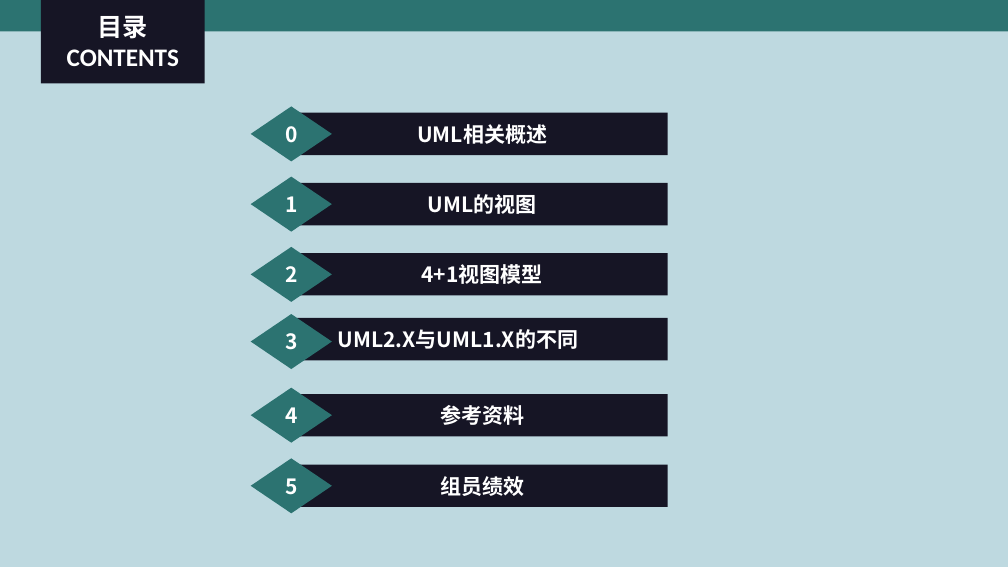
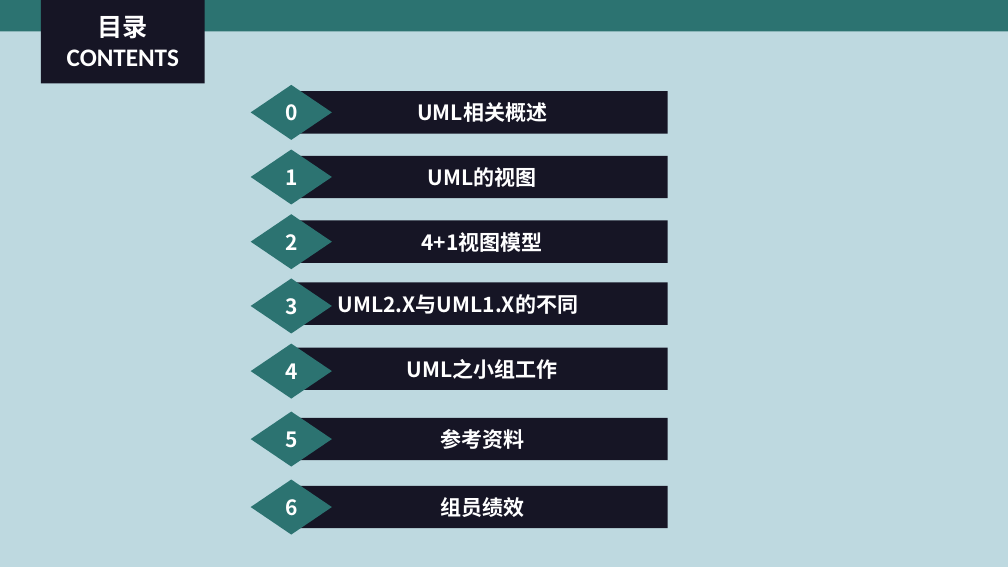
Before and after one commit to PRD-2018-G04/PRD-2018-G04, a slide deck: slide 2 of G04项目组/受控文档/翻转课堂PPT/PRD2018-G04-UML 应用和问题分析.ppt. Drawn at 1008x567 pixels with LibreOffice and Linux fonts; fonts in the diff are those of the drawing. Boxes give left, top, right and bottom in pixels: in the first picture for what was removed or moved away, otherwise in the second. Text is boxed around its words. In the diff, an @@ line names an element or a change of style, - is before the commit and + after.

```diff
--- a/G04项目组/受控文档/翻转课堂PPT/PRD2018-G04-UML 应用和问题分析.ppt
+++ b/G04项目组/受控文档/翻转课堂PPT/PRD2018-G04-UML 应用和问题分析.ppt
@@ diamond "0": place and size @@
-diamond "0" at [251, 107, 332, 162]
+diamond "0" at [251, 85, 332, 140]
@@ rectangle "UML相关概述": place and size @@
-rectangle "UML相关概述" at [296, 113, 667, 155]
+rectangle "UML相关概述" at [296, 91, 667, 134]
@@ diamond "1": place and size @@
-diamond "1" at [251, 177, 332, 232]
+diamond "1" at [251, 150, 332, 205]
@@ rectangle "UML的视图": place and size @@
-rectangle "UML的视图" at [296, 183, 667, 225]
+rectangle "UML的视图" at [296, 156, 667, 198]
@@ rectangle "4+1视图模型": place and size @@
-rectangle "4+1视图模型" at [296, 253, 667, 295]
+rectangle "4+1视图模型" at [296, 221, 667, 263]
@@ 2 diamonds, 1 rectangle: place and size @@
-2 diamonds, 1 rectangle at [251, 247, 667, 369]
+2 diamonds, 1 rectangle at [251, 214, 667, 333]
@@ diamond "4": place and size @@
-diamond "4" at [251, 388, 332, 443]
+diamond "4" at [251, 344, 332, 399]
@@ rectangle added at [296, 348, 667, 390], fill #161525, 20 pt, text #FFFFFF, bold @@
+UML之小组工作
@@ diamond "5": place and size @@
-diamond "5" at [251, 458, 332, 513]
+diamond "5" at [251, 411, 332, 466]
@@ rectangle "参考资料": place and size @@
-rectangle "参考资料" at [296, 394, 667, 436]
+rectangle "参考资料" at [296, 418, 667, 460]
@@ diamond added at [251, 479, 332, 534], fill #2C7371, 20 pt, text #FFFFFF, bold @@
+6
@@ rectangle "组员绩效": place and size @@
-rectangle "组员绩效" at [296, 465, 667, 507]
+rectangle "组员绩效" at [296, 486, 667, 528]
```
Also in this commit, not shown: 4 other slides changed, 5 slides added, 4 other files.
